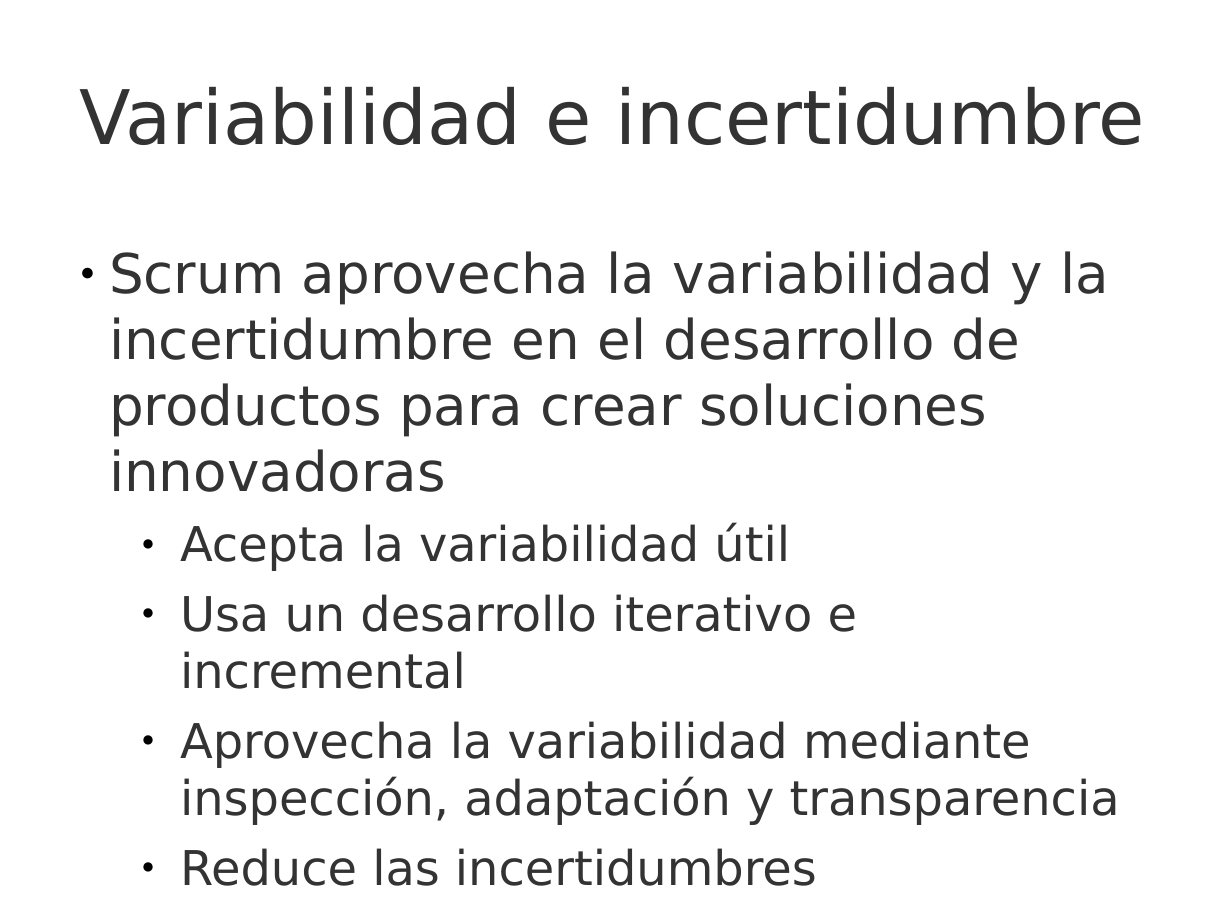
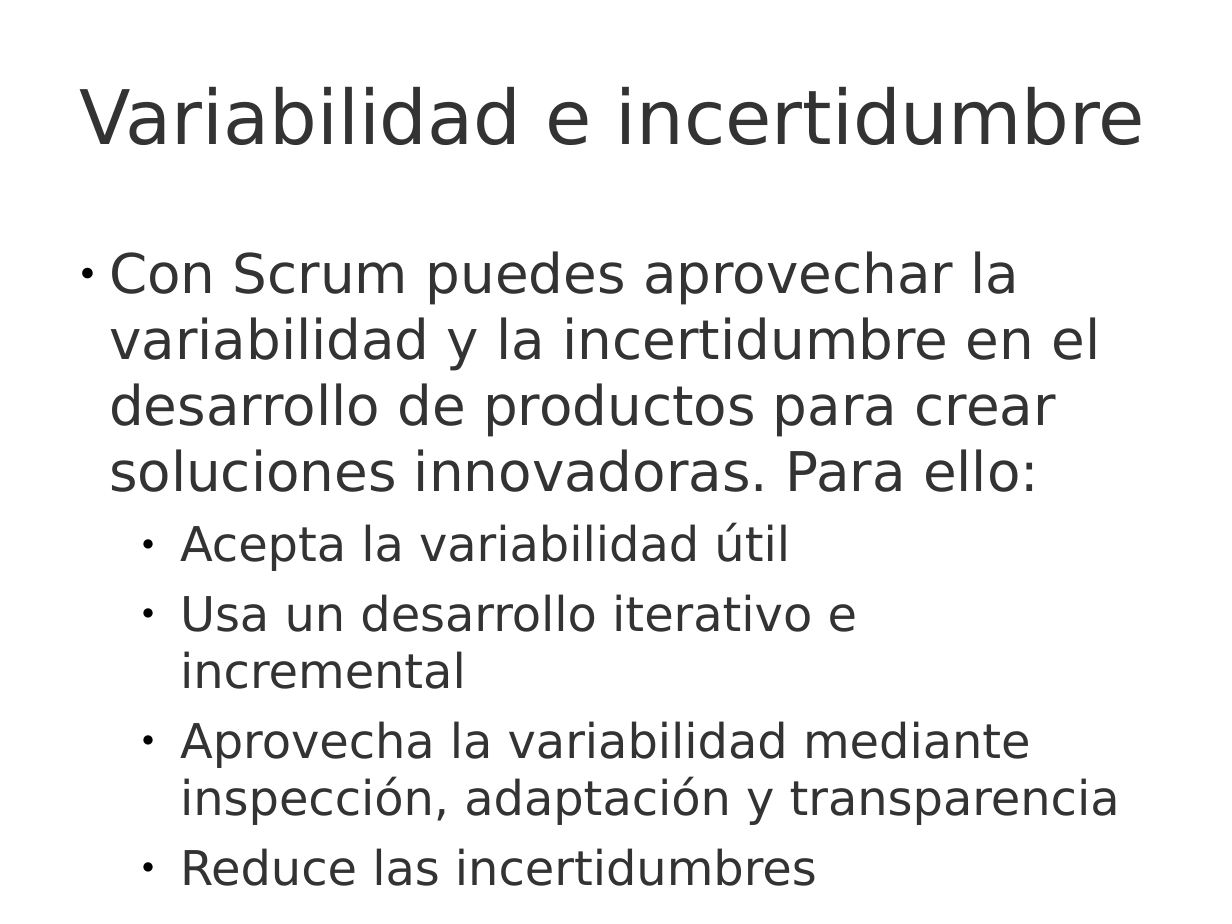
Before and after one commit to UNIZAR-30248-GeProSoft/scrum-slides, a slide deck: slide 13 of 7i_GPS-S02-Scrum-PrincipiosÁgiles.odp. Drawn at 1232x924 pixels with LibreOffice and Linux fonts; fonts in the diff are those of the drawing; background and template pictures are left out. Boxes give left, top, right and bottom in pixels: in the first picture for what was removed or moved away, otherwise in the second. Text is boxed around its words. In the diff, an @@ line names an element or a change of style, - is before the commit and + after.

```diff
--- a/7i_GPS-S02-Scrum-PrincipiosÁgiles.odp
+++ b/7i_GPS-S02-Scrum-PrincipiosÁgiles.odp
@@ text at bbox=[109, 251, 1100, 492]: text changed @@
-● Scrum aprovecha la variabilidad y la incertidumbre en el desarrollo de productos para crear soluciones innovadoras
+● Con Scrum puedes aprovechar la variabilidad y la incertidumbre en el desarrollo de productos para crear soluciones innovadoras. Para ello:
```
Also in this commit, not shown: 24 other slides changed, 1 slide added, 1 slide removed, 1 other file.
